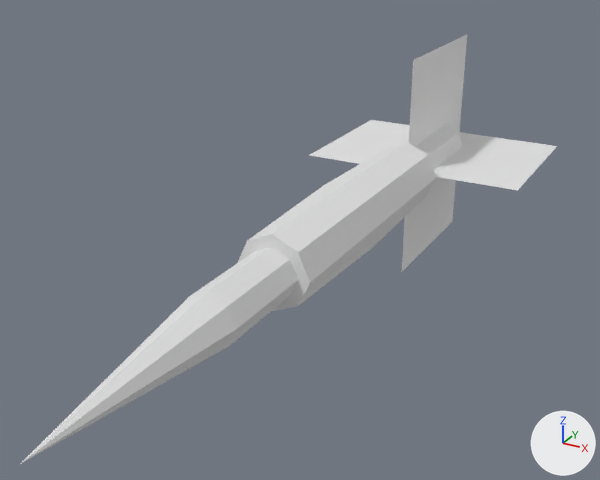
The glTF model Object models/Dart.glb: old version first, new version second.
The view is the same before and after, from a camera (50 mm lens) standing at (1.8, -3.83, 1.71) and looking at (-0.11, -0.35, -0.03). The axes (+X, +Y, +Z) are drawn at lower right. The lights are the same throughout. The first picture is the older version. Where no turn or scale is listed for an object, it has been applied to the vertices. Vertices at exactly the same position are counted once.

Script lines for the objects in view, before the commit:
```python
mat_material = principled_material('Material')
mat_material.base_color = (0.8, 0.8, 0.8)  # white #e7e7e7
me_cube = bpy.data.meshes.new('Cube')
me_cube.from_pydata(...)  # 49 vertices, 78 faces; spans x -0.7..0.7, y -2.4..1.84, z -0.7..0.7
me_cube.materials.append(mat_material)  # white #e7e7e7
ob_cube = bpy.data.objects.new('Cube', me_cube)
ob_cube.location = (0.0, 0.0, 0.0)
```
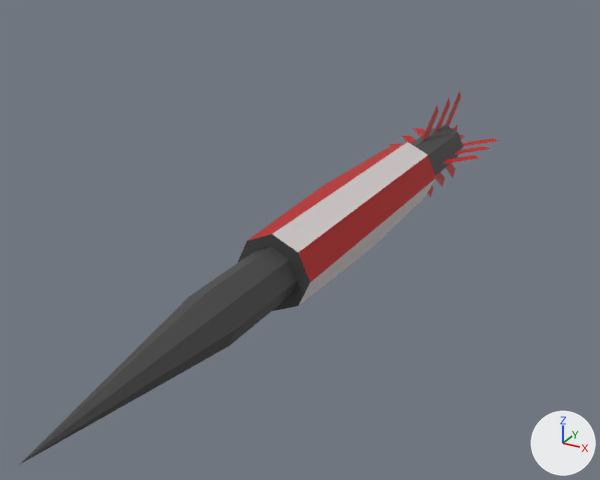
Changed parts and their boxes (x1, y1, x2, y2) in the pictures (600 x 480 px; the box of a moved part takes in the faces that stretch with it):
'Cube', surface changed, reshaped (white to grey)
    before: (19, 35, 557, 465)
    after: (19, 91, 499, 465)
part 1 of me_cube, moved or reshaped
    before: (310, 35, 557, 271)
    after: (389, 91, 499, 197)
part 2 of me_cube, surface changed
    before: (19, 35, 557, 465)
    after: (19, 91, 499, 465)

The edits, one by one:
Picture 'dart texture' (img_dart_texture) is new.
In material 'Material' (mat_material), base_color is no longer (0.8, 0.8, 0.8), white #e7e7e7.
In material 'Material' (mat_material), texture is now set to img_dart_texture, with its transparency.
me_cube is used by ob_cube; location (0.0, 0.0, 0.0).
me_cube had 49 vertices, 78 faces and spanned x -0.7..0.7, y -2.4..1.84, z -0.7..0.7.
me_cube now has 49 vertices, 78 faces and spans x -0.52..0.52, y -2.4..1.84, z -0.52..0.52.
Part 1, on me_cube:
Vertex 41 of me_cube moves from (-0.7, 0.84, 0.0) at pixel (308, 155) to (-0.52, 0.84, 0.0).
Vertex 42 of me_cube moves from (0.7, 0.84, 0.0) at pixel (517, 190) to (0.52, 0.84, 0.0).
Vertex 43 of me_cube moves from (-0.7, 1.84, 0.0) at pixel (371, 119) to (-0.52, 1.84, 0.0).
Vertex 44 of me_cube moves from (0.7, 1.84, 0.0) at pixel (557, 146) to (0.52, 1.84, 0.0).
Vertex 45 of me_cube moves from (0.0, 0.84, 0.7) at pixel (413, 59) to (0.0, 0.84, 0.52).
Vertex 46 of me_cube moves from (0.0, 0.84, -0.7) at pixel (401, 272) to (0.0, 0.84, -0.52).
Vertex 47 of me_cube moves from (0.0, 1.84, 0.7) at pixel (467, 34) to (0.0, 1.84, 0.52).
Vertex 48 of me_cube moves from (0.0, 1.84, -0.7) at pixel (452, 221) to (0.0, 1.84, -0.52).
me_cube part 2: texture (UV) coordinates of 61 of 78 faces, centred in x -0.23..0.23, y -1.69..1.52, z -0.23..0.23, changed; they spanned u 0.0..1.0, v 0.0..1.0 and now span u 0.05..0.99, v 0.01..0.9.
